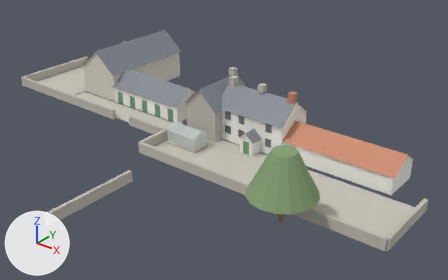
Two versions of the glTF model models/tymawr.glb, one commit apart.
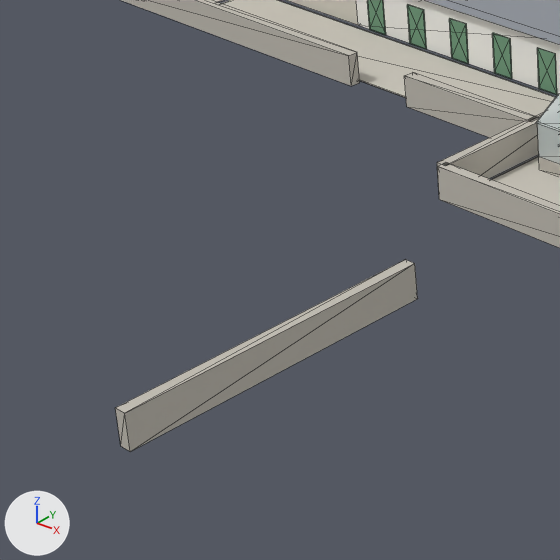
Each version appears first whole from a camera (50 mm lens) standing at (46.5, -66.7, 39.4) and looking at (-2.9, -4.9, 1.1), and next in a close-up on the part from 2% to 39% of the width and 34% to 92% of the height. The axes (+X, +Y, +Z) are drawn at lower left. The lights are the same throughout. The first two pictures are the older version. The close-ups show mesh edges as thin lines. Vertices at exactly the same position are counted once.

Before the edit, the objects in view are built like this:
```python
me_tymawr = bpy.data.meshes.new('tymawr')
me_tymawr.from_pydata(...)  # 538 vertices, 646 faces; spans x -46.2..26.2, y -33.0..16.0, z 0.0..9.0
me_tymawr.materials.append(mat_limewash)  # white #f7f6f0
me_tymawr.materials.append(mat_slate)  # grey #848990
me_tymawr.materials.append(mat_pantile)  # brown #ce8e73
me_tymawr.materials.append(mat_rubble)  # light grey #c4bfb5
me_tymawr.materials.append(mat_dressed)  # light grey #dad6c8
me_tymawr.materials.append(mat_brick)  # brown #c48676
me_tymawr.materials.append(mat_green)  # green #6f9b7c
me_tymawr.materials.append(mat_gravel)  # light grey #cbc7bc
me_tymawr.materials.append(mat_glass)  # grey #6c767c
me_tymawr.materials.append(mat_dark)  # dark grey #505050
me_tymawr.materials.append(mat_gate)  # dark grey #595d59
me_tymawr.materials.append(mat_pane)  # white #e1eded
me_tymawr.materials.append(mat_bark)  # brown #95816c
me_tymawr.materials.append(mat_leaf)  # green #86a276
ob_tymawr = bpy.data.objects.new('tymawr', me_tymawr)
ob_tymawr.location = (0.0, 0.0, 0.0)
```
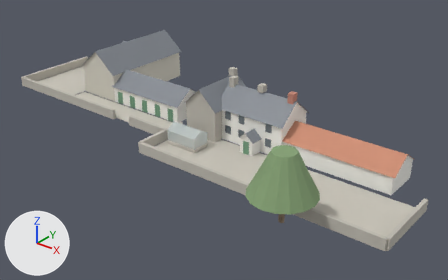
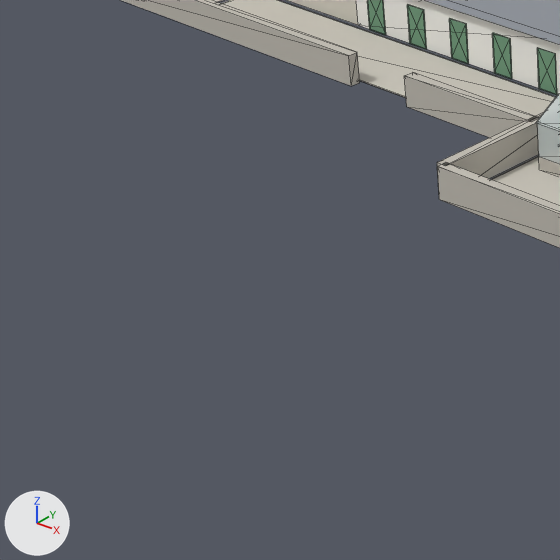
Diff of the bpy script that builds the scene:
```diff
--- a/models/tymawr.glb.py
+++ b/models/tymawr.glb.py
@@ me_tymawr @@
 # used by ob_tymawr; location = (0.0, 0.0, 0.0)
-me_tymawr.from_pydata(...)  # 538 vertices, 646 faces; spans x -46.2..26.2, y -33.0..16.0, z 0.0..9.0
+me_tymawr.from_pydata(...)  # 530 vertices, 636 faces; spans x -46.2..26.2, y -20.0..16.0, z 0.0..9.0
+# me_tymawr part 1: the loose piece of 8 vertices spanning x -6.2..-5.8, y -33.0..-20.0, z 0.0..1.5 is deleted
 me_tymawr.materials.append(mat_limewash)
```

Where the change shows, as pixel boxes [x1, y1, x2, y2] in the close-ups (560 x 560 px):
'tymawr', reshaped: before [115, 0, 560, 452]; after [122, 0, 560, 248]
part 1 of me_tymawr, deleted: before [115, 259, 417, 452]
